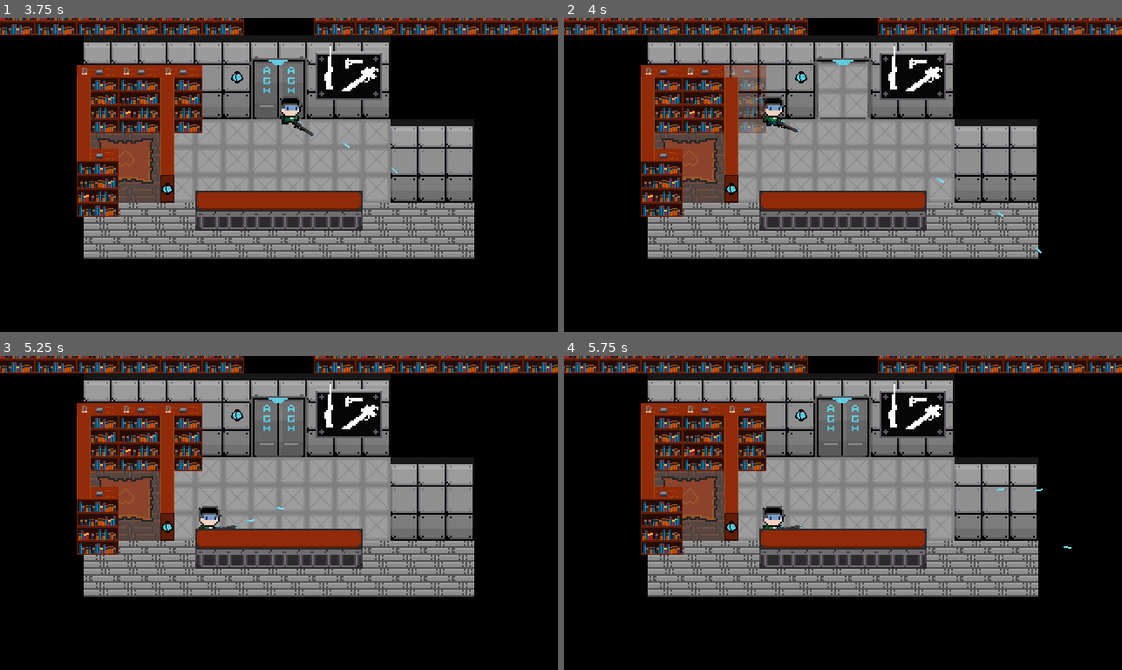
Above: before the commit, frames 1-4 (two rows, left to right).
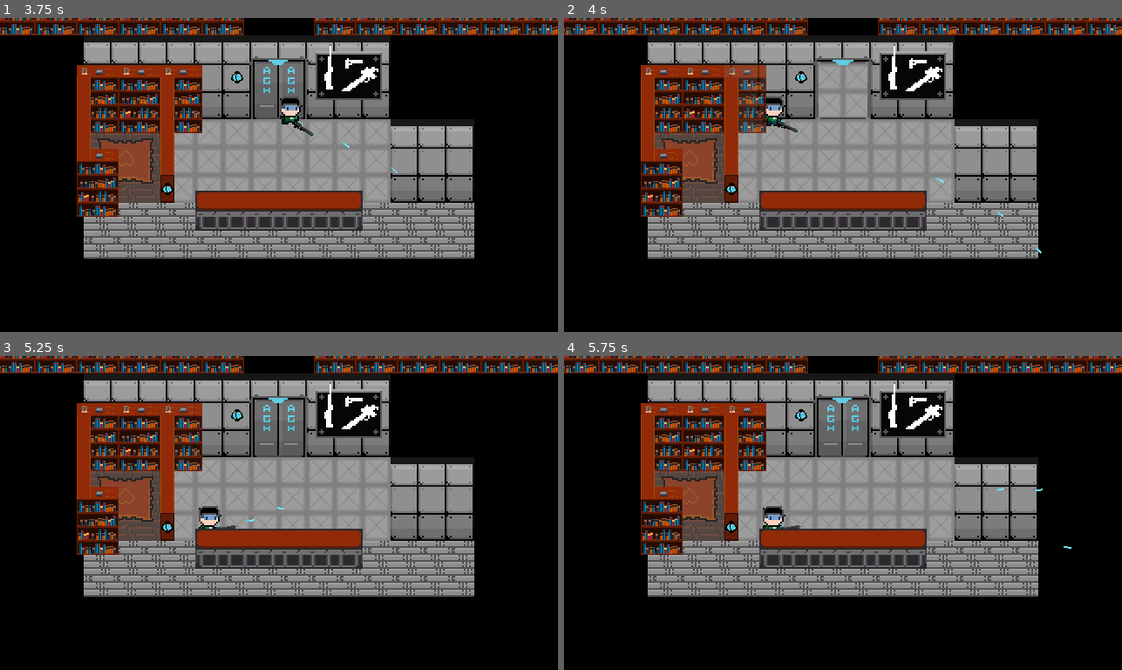
Above: after the commit, the same moments.

Repository: badzianga/SteelworksHiTechGame
Game: Godot game, scene res://Scenes/Maps/world.tscn
Same seed, same stepped clock (60 frames per second), same inputs: the game is played once before the commit and once after it.
Inputs (mouse positions are in pixels of both pictures, inside the frame that each line leads up to):
- Up to frame 1 (3.75 s): move the mouse to (401, 159) at 0.52 s; hold D (right) 0.53-1.28 s; click (401, 159) at 0.6 s; tap Enter at 1.25, 2.75 s; move the mouse to (167, 190) at 1.27 s; hold S (down) 1.28-2.03 s; click (167, 190) at 1.35 s; tap Space at 2 s; move the mouse to (334, 105) at 2.02 s; hold D (right) 2.03-2.78 s; click (334, 105) at 2.1 s; move the mouse to (251, 237) at 2.77 s; hold W (up) 2.78-3.53 s; click (251, 237) at 2.85 s; move the mouse to (446, 222) at 3.52 s; hold A (left) from 3.53 s (still down); click (446, 222) at 3.6 s
- Up to frame 2 (4 s): keep holding A (left)
- Up to frame 3 (5.25 s): move the mouse to (111, 465) at 4.27 s; click (111, 465) at 4.35 s; move the mouse to (306, 513) at 5.02 s; release A (left) at 5.03 s; hold S (down) from 5.03 s (still down); click (306, 513) at 5.1 s
- Up to frame 4 (5.75 s): keep holding S (down)

Frame 1 is identical in both runs. In frame 2, 1.1% of the frame differs, in the area x 28-37%, y 15-37%; in frame 3, less than 0.1%; in frame 4, nothing differs.

Commit message:
Upgraded bookshelf

Diff:
--- a/Scenes/Environment/bookshelf.gd
+++ b/Scenes/Environment/bookshelf.gd
@@ -1,10 +1,14 @@
 extends StaticBody2D
 
 
-
-func _on_alpha_area_area_entered(area):
-	modulate.a = 0.4
+@onready var sprite := $Sprite
 
 
-func _on_alpha_area_area_exited(area):
-	modulate.a = 1
+func _on_alpha_area_area_entered(_area: Area2D):
+	var tween := create_tween()
+	tween.tween_property(sprite, "modulate", Color(1.0, 1.0, 1.0, 0.4), 0.2)
+
+
+func _on_alpha_area_area_exited(_area: Area2D):
+	var tween := create_tween()
+	tween.tween_property(sprite, "modulate", Color(1.0, 1.0, 1.0, 1.0), 0.2)
--- a/Scenes/Environment/bookshelf.tscn
+++ b/Scenes/Environment/bookshelf.tscn
@@ -7,7 +7,7 @@
 size = Vector2(24, 8)
 
 [sub_resource type="RectangleShape2D" id="RectangleShape2D_w84x4"]
-size = Vector2(24, 22)
+size = Vector2(24, 31)
 
 [node name="Bookshelf" type="StaticBody2D"]
 script = ExtResource("1_him74")
@@ -26,7 +26,7 @@
 collision_mask = 2
 
 [node name="CollisionShape2D" type="CollisionShape2D" parent="AlphaArea"]
-position = Vector2(0, -15)
+position = Vector2(0, -19.5)
 shape = SubResource("RectangleShape2D_w84x4")
 debug_color = Color(0.615686, 0.396078, 0.913725, 0.419608)
 
Not shown: 1 places in Scenes/Maps/room_0.tscn that only renumber resources
